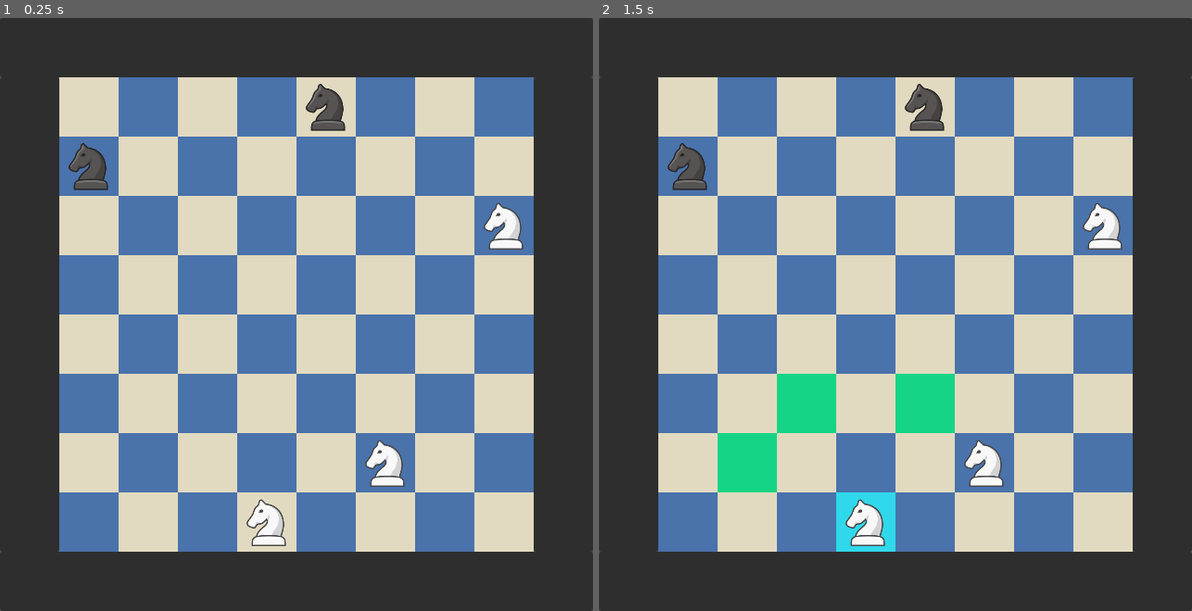
Above: before the commit, frames 1-2 (left to right).
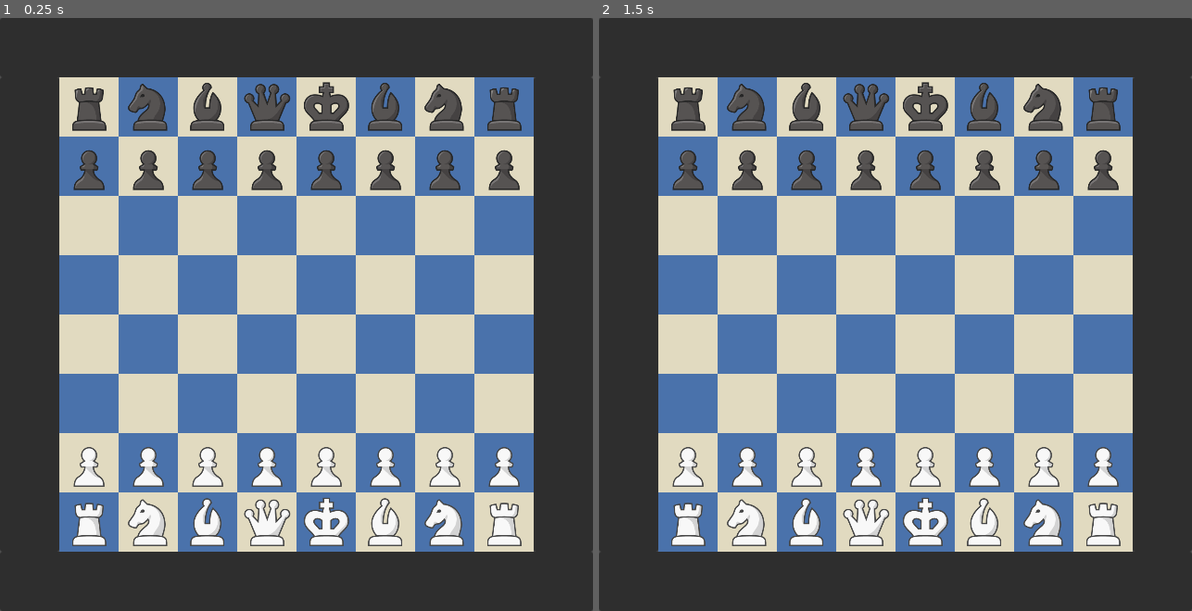
Above: after the commit, the same moments.

Repository: Orphaeus/godot-chess
Game: Godot game, scene res://scenes/main.tscn
Same seed, same stepped clock (60 frames per second), same inputs: the game is played once before the commit and once after it.
Inputs (mouse positions are in pixels of both pictures, inside the frame that each line leads up to):
- Up to frame 1 (0.25 s): no input
- Up to frame 2 (1.5 s): tap Enter at 0.5 s; move the mouse to (865, 522) at 0.52 s; click (865, 522) at 0.67 s; tap Space at 1.25 s; click (865, 522) at 1.42 s

The runs differ from the first frame. In frame 1, 8.9% of the frame differs, in the area x 11-89%, y 10-90%; in frame 2, 12%.

Commit message:
Fix knight moves off of board

Diff:
--- a/classes/move.gd
+++ b/classes/move.gd
@@ -1,9 +1,9 @@
 class_name Move
 extends Node
-## Represents a single move, including a starting square and a destination square.
+## Represents a single move, including a starting square, destination square, and move result.
 
 
-enum Result {MOVE, CAPTURE, CHECK, CASTLE, PROMOTE}
+enum Result {MOVE, CAPTURE, CHECK, CASTLE, PROMOTE, DOUBLE}
 
 var start_square: int
 var end_square: int
--- a/engine/movegen.gd
+++ b/engine/movegen.gd
@@ -58,14 +58,20 @@
 		moves.append(Move.new(start_square, end_square, Move.Result.MOVE))
 
 	# Double push
-	if start_square in range(8, 16):
+	if (
+			(start_square in range(8, 16)
+			and Position.color_to_move == Piece.WHITE)
+			or
+			(start_square in range(48, 56)
+			and Position.color_to_move == Piece.BLACK)
+	):
 		end_square = start_square + offsets["double"]
 		piece_on_end_square = Position.board[end_square]
 			# Blocked by friendly piece
 		if Piece.get_color(piece_on_end_square) == Position.color_to_move:
 			pass
 		if Piece.get_type(piece_on_end_square) == Piece.NONE:
-			moves.append(Move.new(start_square, end_square, Move.Result.MOVE))
+			moves.append(Move.new(start_square, end_square, Move.Result.DOUBLE))
 
 	# Captures # NEEDS TO BE REWRITTEN TO USE squares_to_edge
 	for offset in offsets["captures"]:
@@ -218,7 +224,7 @@
 				num_south,
 				min(num_south,num_east),
 			]
-	# Knight move addendum
+	# Knight move addendum CLEAN THIS UP LOL
 	# [15, 17, 6, 10, -10, -6, -17, -15]
 	for i in range(0,64):
 		var valid_offsets := [1, 1, 1, 1, 1, 1, 1, 1]
--- a/main.gd
+++ b/main.gd
@@ -21,10 +21,13 @@
 	var end_square : int = BoardHelper.get_square_from_coords(piece.end_coords)
 	var requested_move = Move.new(start_square,end_square)
 
+	var move_approved := false
 	for move in picked_legal_moves:
 		if move.end_square == requested_move.end_square:
-			Position.make_move(requested_move)
+			move_approved = true
+			Position.make_move(move)
 			mockfish.update_moves()
 			gui_pieces.update_pieces()
-		else:
-			gui_pieces.update_pieces()
+			break
+	if not move_approved:
+		gui_pieces.update_pieces()
--- a/position.gd
+++ b/position.gd
@@ -20,13 +20,30 @@
 
 func _ready() -> void:
 	# Read from FEN
-	board = _fen_to_int(TEST_FEN)
+	board = _fen_to_int(START_FEN)
 	_pretty_print_board()
 
 
 func make_move(move:Move) -> void:
 	board[move.end_square] = board[move.start_square]
 	board[move.start_square] = Piece.NONE
+
+	# Handle en passant
+	if move.result == Move.Result.CAPTURE and move.end_square == ep_target_square:
+		if color_to_move == Piece.WHITE:
+			board[move.end_square - 8] = Piece.NONE
+		else:
+			board[move.end_square + 8] = Piece.NONE
+
+	# Set ep_target
+	if move.result == Move.Result.DOUBLE:
+		if color_to_move == Piece.WHITE:
+			ep_target_square = move.end_square - 8
+		else:
+			ep_target_square = move.end_square + 8
+	else:
+		ep_target_square = -1
+
 	color_to_move = Piece.BLACK if color_to_move == Piece.WHITE else Piece.WHITE
 	_pretty_print_board()
 
